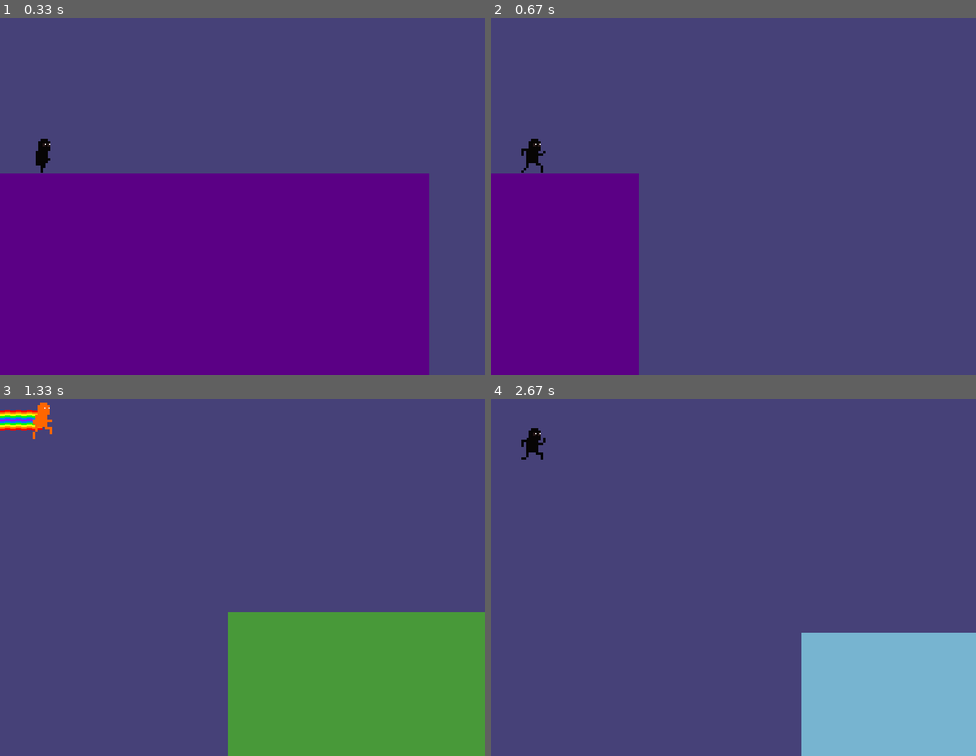
Above: before the commit, frames 1-4 (two rows, left to right).
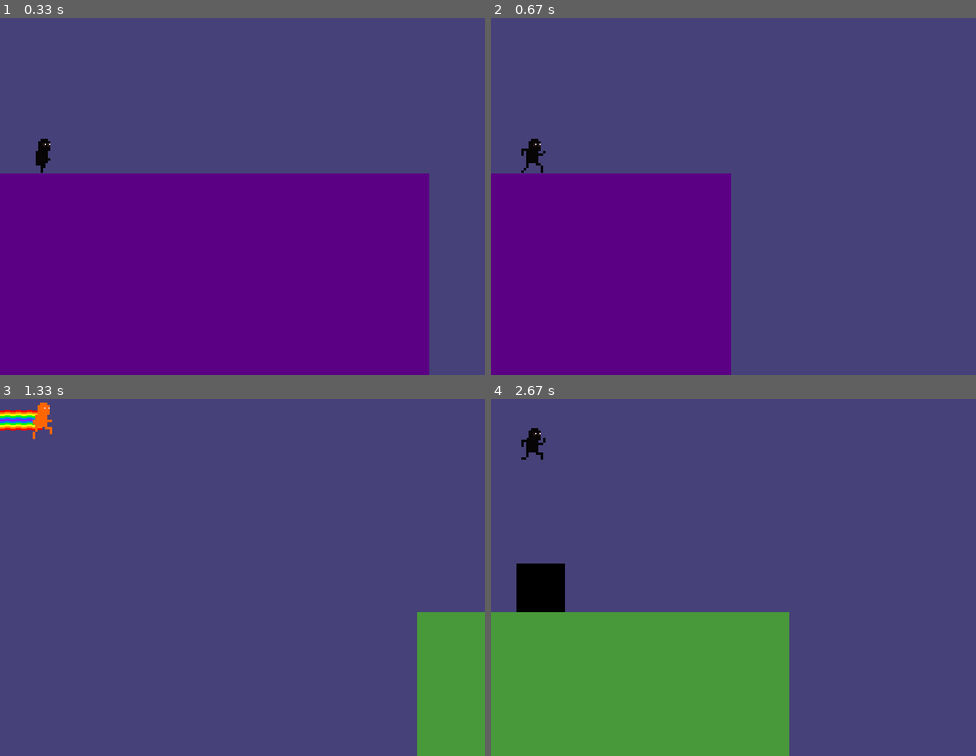
Above: after the commit, the same moments.

Repository: LandaRogelio/pygames_infinite_runner
Game: pygame game, started from main.py
Same seed, same stepped clock (60 frames per second), same inputs: the game is played once before the commit and once after it.
Inputs:
- Up to frame 1 (0.33 s): no input
- Up to frame 2 (0.67 s): tap X at 0.33 s
- Up to frame 3 (1.33 s): tap Z at 0.67 s; tap X at 1.07 s
- Up to frame 4 (2.67 s): tap X at 1.37, 1.57, 1.9, 2.2, 2.4 s; tap Z at 1.98 s

Frame 1 is identical in both runs. In frame 2, 11% of the frame differs, in the area x 30-50%, y 43-100%; in frame 3, 16%; in frame 4, 39%, in the area x 0-100%, y 46-100%.

Commit message:
Added destructible boxes and collectables

Diff:
--- /dev/null
+++ b/boxes.py
@@ -0,0 +1,16 @@
+import pygame
+
+
+class Box(pygame.sprite.Sprite):
+    def __init__(self, x, y):
+        super().__init__()
+        self.image = pygame.Surface([80, 80])
+        self.image.fill(pygame.Color(0, 0, 0))
+        self.rect = self.image.get_rect()
+        self.x = x
+        self.y = y
+        self.rect.y = y
+        self.rect.x = x
+
+    def move(self, inc):
+        self.rect.x -= inc
--- /dev/null
+++ b/collectables.py
@@ -0,0 +1,17 @@
+import pygame
+
+
+class Collectable(pygame.sprite.Sprite):
+
+    def __init__(self, x, y):
+        super().__init__()
+        self.image = pygame.Surface([20, 20])
+        self.image.fill(pygame.Color(255, 255, 255))
+        self.rect = self.image.get_rect()
+        self.x = x
+        self.y = y
+        self.rect.y = y
+        self.rect.x = x
+
+    def move(self, inc):
+        self.rect.x -= inc
--- a/main.py
+++ b/main.py
@@ -1,6 +1,8 @@
 import pygame
 import sys
 from pygames_infinite_runner.platforms import Platforms
+from pygames_infinite_runner.boxes import Box
+from pygames_infinite_runner.collectables import Collectable
 from pygames_infinite_runner.player import Player
 import pygames_infinite_runner.constants as constants
 from pygame.locals import *
@@ -28,6 +30,8 @@
 
     platform_list = pygame.sprite.Group()
     platform_list.add(Platforms(10, 500))
+    box_list = pygame.sprite.Group()
+    collect_list = pygame.sprite.Group()
     plat_move_speed = 8
 
     boost_timer = -1
@@ -48,26 +52,44 @@
                     if boost_timer < 0:
                         pygame.time.set_timer(USEREVENT+1, 400)
                         boost_timer = 1
-                        plat_move_speed *= 3
+                        plat_move_speed *= 2
 
         SURFACE.fill(NIGHT)
 
         player.draw(SURFACE)
         player.platform_list = platform_list
+        player.collect_list = collect_list
+        player.box_list = box_list
         player.update()
 
         if boost_timer == 0:
-            plat_move_speed /= 3
+            plat_move_speed /= 2
             boost_timer = -1
 
         platform_list.draw(SURFACE)
+        box_list.draw(SURFACE)
+        collect_list.draw(SURFACE)
         for item in platform_list:
+            if item.rect.x == constants.SCREEN_WIDTH and (item.has_collect == 1 or item.has_collect == 2):
+                collect_list.add(Collectable(item.rect.x + item.size + 400, item.rect.y-210))
+            if item.rect.x == constants.SCREEN_WIDTH and (item.has_box == 1 or item.has_box == 2):
+                box_list.add(Box(item.rect.x + item.size/2, item.rect.y-80))
             item.move(plat_move_speed)
             if item.rect.x + (item.x_mult*50) < 30 and not item.checkpoint:
                 platform_list.add(Platforms(800, 500))
                 item.checkpoint = True
             if item.rect.x + (item.x_mult*50) < 0:
                 platform_list.remove(item)
+
+        for box in box_list:
+            box.move(plat_move_speed)
+            if box.rect.x + 80 < 0:
+                box_list.remove(box)
+
+        for collect in collect_list:
+            collect.move(plat_move_speed)
+            if collect.rect.x + 10 < 0:
+                collect_list.remove(collect)
 
         pygame.display.flip()
         fps_clock.tick(fps)
--- a/platforms.py
+++ b/platforms.py
@@ -17,6 +17,9 @@
         self.y = y * random.uniform(0.4, 1.0)
         self.rect.y = y * random.uniform(0.4, 1.0)
         self.rect.x = x
+        self.has_box = random.randint(0, 2)
+        self.has_collect = random.randint(0, 2)
+        self.size = self.image.get_width()
         self.checkpoint = False
 
     def move(self, inc):
--- a/player.py
+++ b/player.py
@@ -14,6 +14,8 @@
     time = 0
     boost_timer = 8
     platform_list = None
+    collect_list = None
+    box_list = None
 
     num_jumps = 0
     jumping = False
@@ -141,6 +143,14 @@
         # Move up/down
         self.rect.y += self.change_y
 
+        collect_hit_list = pygame.sprite.spritecollide(self, self.collect_list, True)
+
+        if self.boosting:
+            box_hit_list = pygame.sprite.spritecollide(self, self.box_list, True)
+        else:
+            box_hit_list = pygame.sprite.spritecollide(self, self.box_list, False)
+
+
         block_hit_list = pygame.sprite.spritecollide(self, self.platform_list, False)
         for block in block_hit_list:
             # Reset our position based on the top/bottom of the object.
